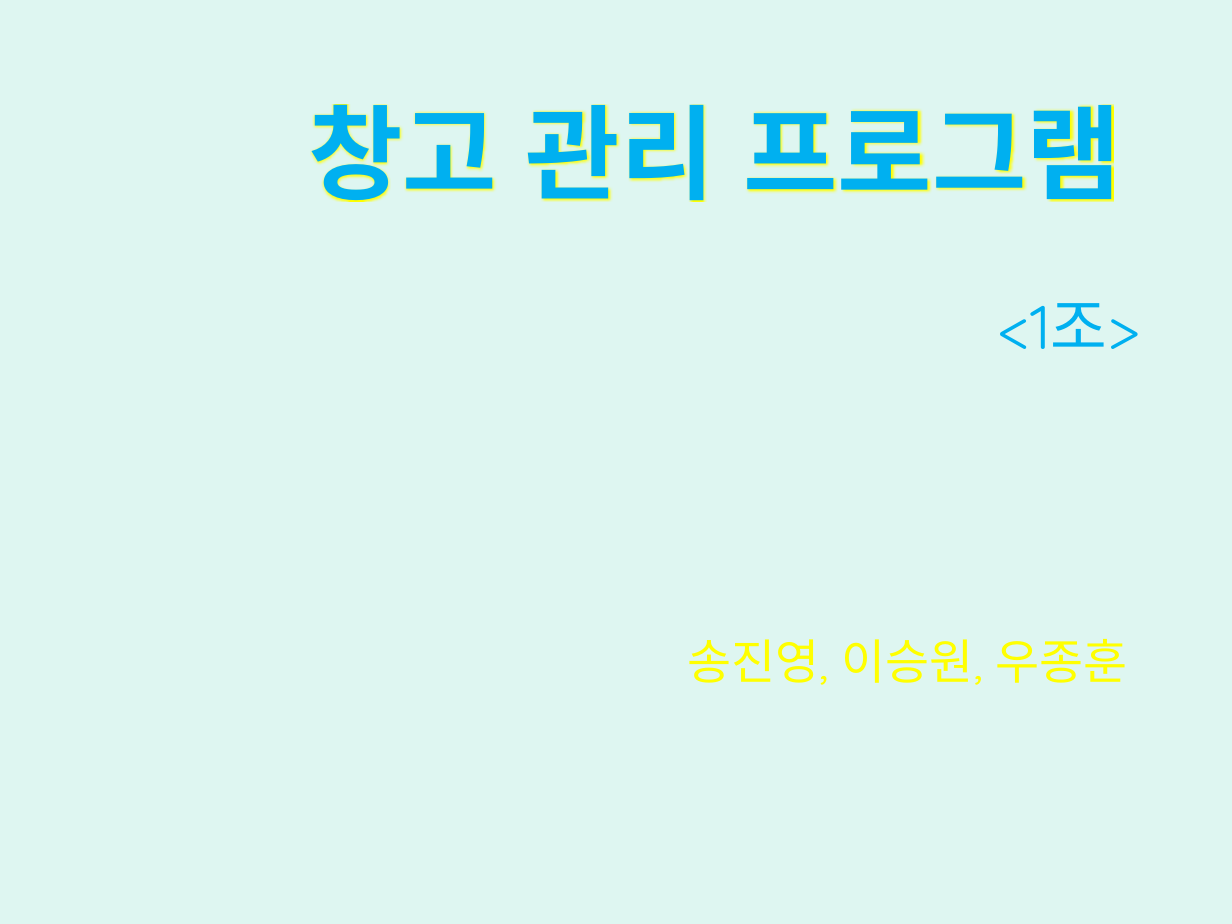
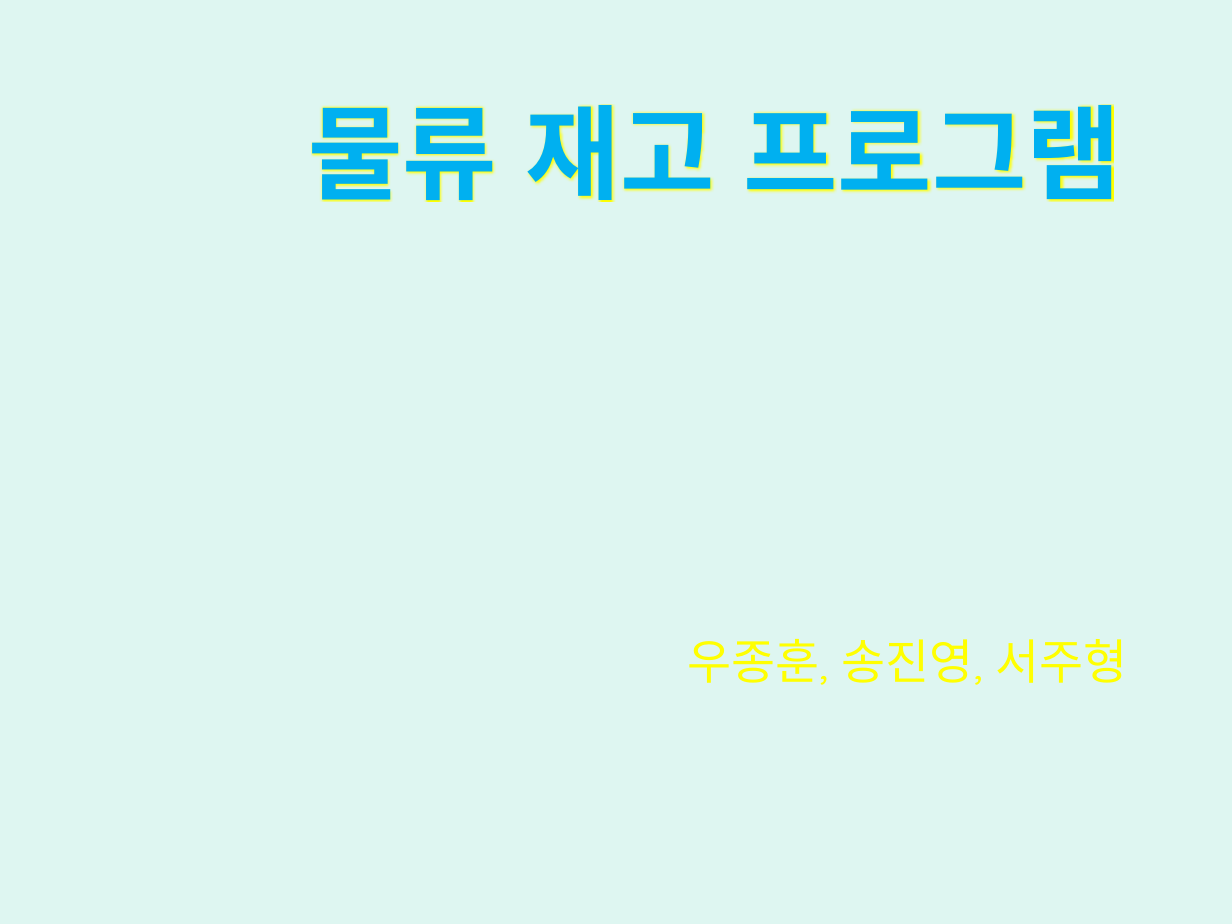
Before and after one commit to sjin9696/701, a slide deck: slide 1 of 발표자료_KB Storage/(최종)발표자료_창고 관리 프로그램-200818.pptx. Drawn at 1232x924 pixels with LibreOffice and Linux fonts; fonts in the diff are those of the drawing; background and template pictures are left out. Boxes give left, top, right and bottom in pixels: in the first picture for what was removed or moved away, otherwise in the second. Text is boxed around its words. In the diff, an @@ line names an element or a change of style, - is before the commit and + after.

```diff
--- a/발표자료_KB Storage/(최종)발표자료_창고 관리 프로그램-200818.pptx
+++ b/발표자료_KB Storage/(최종)발표자료_창고 관리 프로그램-200818.pptx
@@ title at [308,104,1122,202]: text changed @@
-창고 관리 프로그램
+물류 재고 프로그램
@@ text removed at [998,303,1140,349] @@
-<1조>
@@ subtitle at [687,639,1128,685]: text changed @@
-송진영, 이승원, 우종훈
+우종훈, 송진영, 서주형
```
Also in this commit, not shown: 13 other files.
